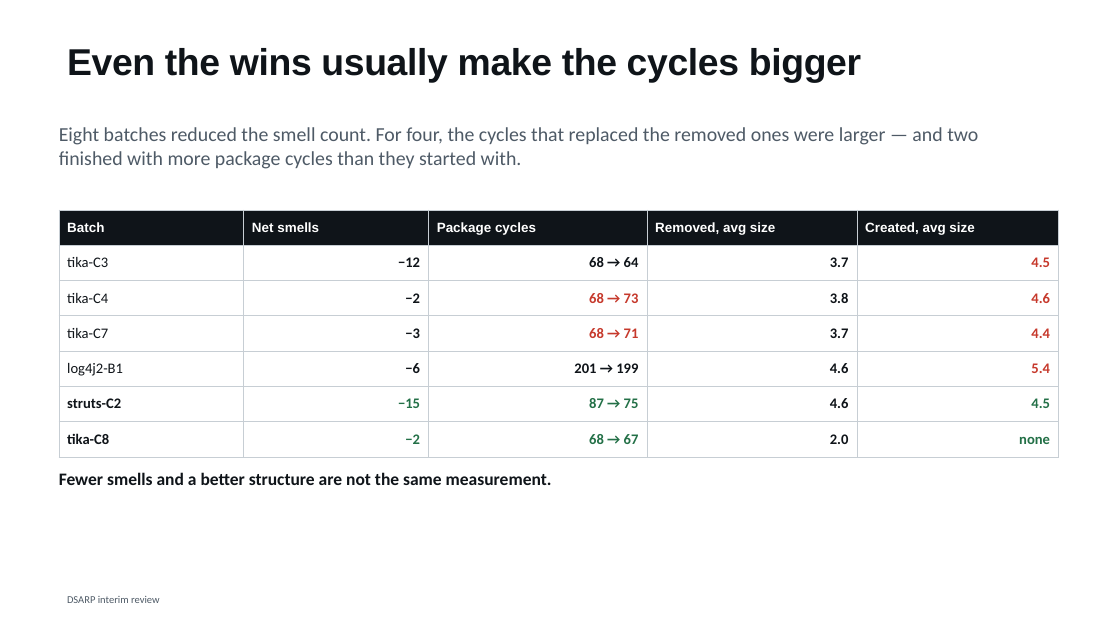
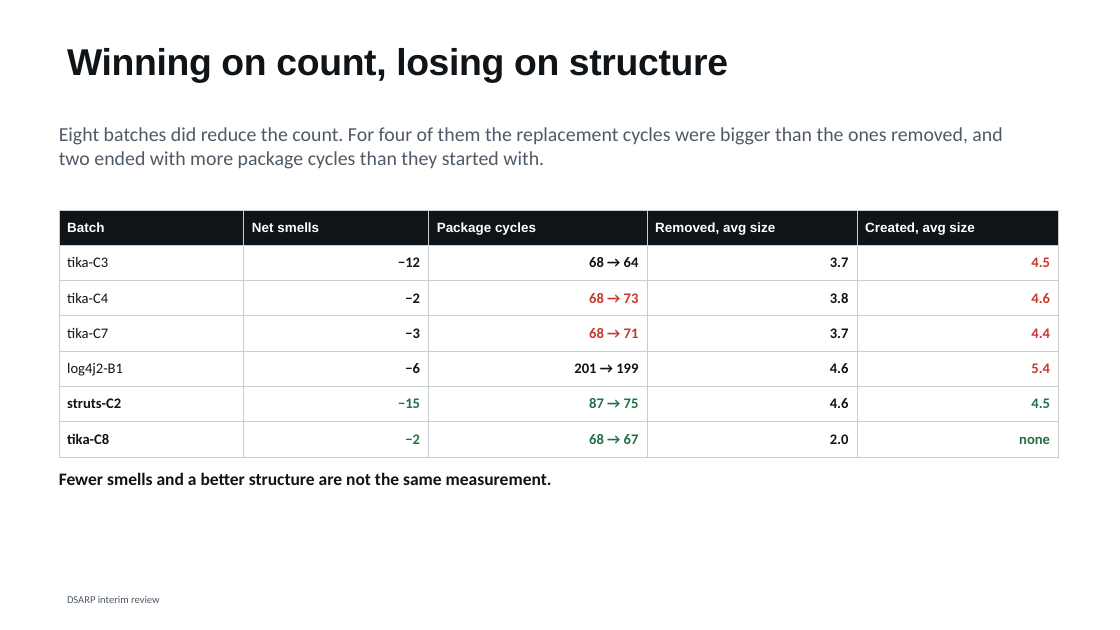
Before and after one commit to shimoriki/DSARPProject, a slide deck: slide 31 of docs/DSARP_interim_review.pptx (slide 30 before the commit). Drawn at 1120x630 pixels with LibreOffice and Linux fonts; fonts in the diff are those of the drawing. Boxes give left, top, right and bottom in pixels: in the first picture for what was removed or moved away, otherwise in the second. Text is boxed around its words. In the diff, an @@ line names an element or a change of style, - is before the commit and + after.

```diff
--- a/docs/DSARP_interim_review.pptx
+++ b/docs/DSARP_interim_review.pptx
@@ title at [67,48,728,82]: text changed @@
-Even the wins usually make the cycles bigger
+Winning on count, losing on structure
@@ text at [59,127,1002,169]: text changed @@
-Eight batches reduced the smell count. For four, the cycles that replaced the removed ones were larger — and two finished with more package cycles than they started with.
+Eight batches did reduce the count. For four of them the replacement cycles were bigger than the ones removed, and two ended with more package cycles than they started with.
```
Also in this commit, not shown: 35 other slides changed, 2 slides added, 3 other files.
